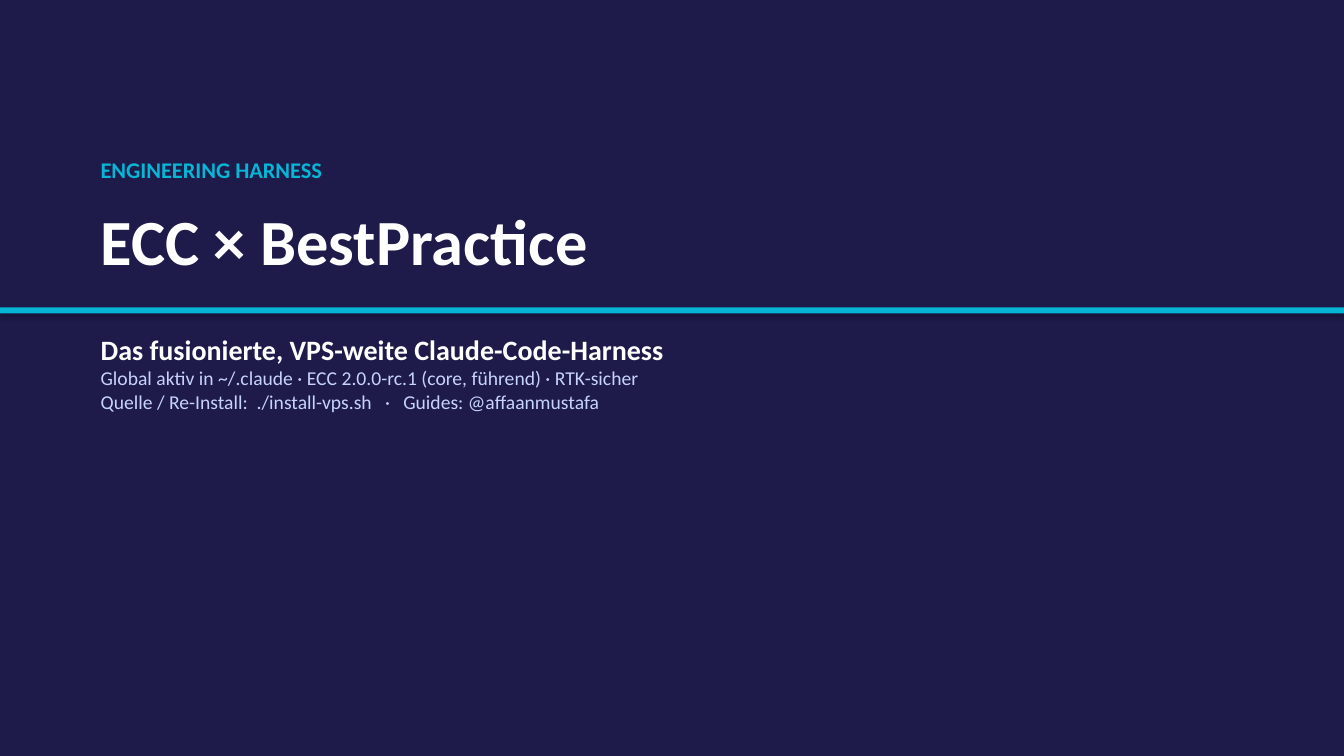
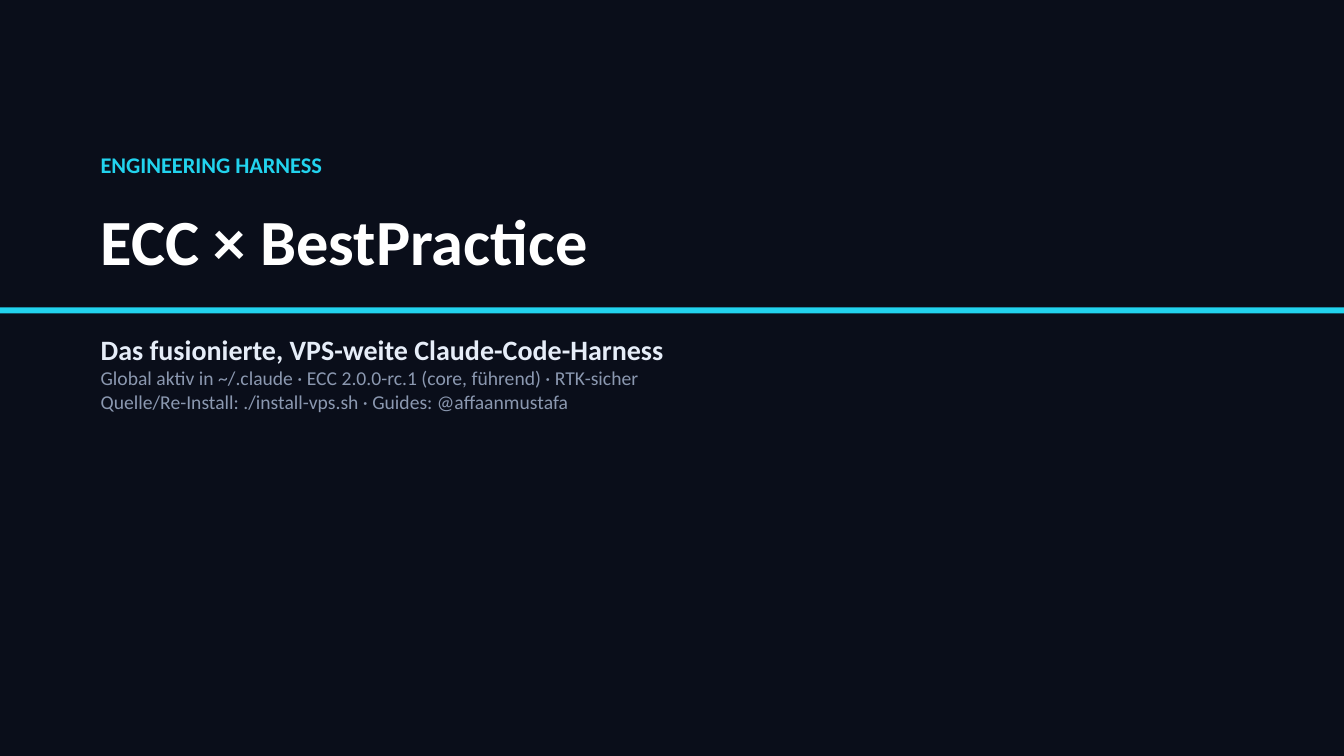
Before and after one commit to Paulee8155/Claude-Code-BestPractice, a slide deck: slide 1 of docs/ECC-Harness-Guide.de.pptx. Drawn at 1344x756 pixels with LibreOffice and Linux fonts; fonts in the diff are those of the drawing. Boxes give left, top, right and bottom in pixels: in the first picture for what was removed or moved away, otherwise in the second. Text is boxed around its words. In the diff, an @@ line names an element or a change of style, - is before the commit and + after.

```diff
--- a/docs/ECC-Harness-Guide.de.pptx
+++ b/docs/ECC-Harness-Guide.de.pptx
@@ background #1E1B4B to #0A0E1A @@
@@ text "ENGINEERING HARNESS" at <box>101,158,322,173</box>: text colour #06B6D4 to #22D3EE @@
@@ rectangle at <box>0,308,1344,314</box>: fill #06B6D4 to #22D3EE; shadow off @@
@@ text at <box>101,340,663,388</box>: text colour #FFFFFF to #E6EDF8 in "Das fusionierte, VPS-weite Claude-Code-Harness"; text colour #C7D2FE to #8B98B0 in "Global aktiv in ~/.claude · ECC 2.0.0-rc.1 ..." @@
@@ text at <box>101,395,568,412</box>: text changed; text colour #C7D2FE to #8B98B0 @@
-Quelle / Re-Install: ./install-vps.sh · Guides: @affaanmustafa
+Quelle/Re-Install: ./install-vps.sh · Guides: @affaanmustafa
```
Also in this commit, not shown: 12 other slides changed, 4 slides added, 1 slide removed, 5 other files.
